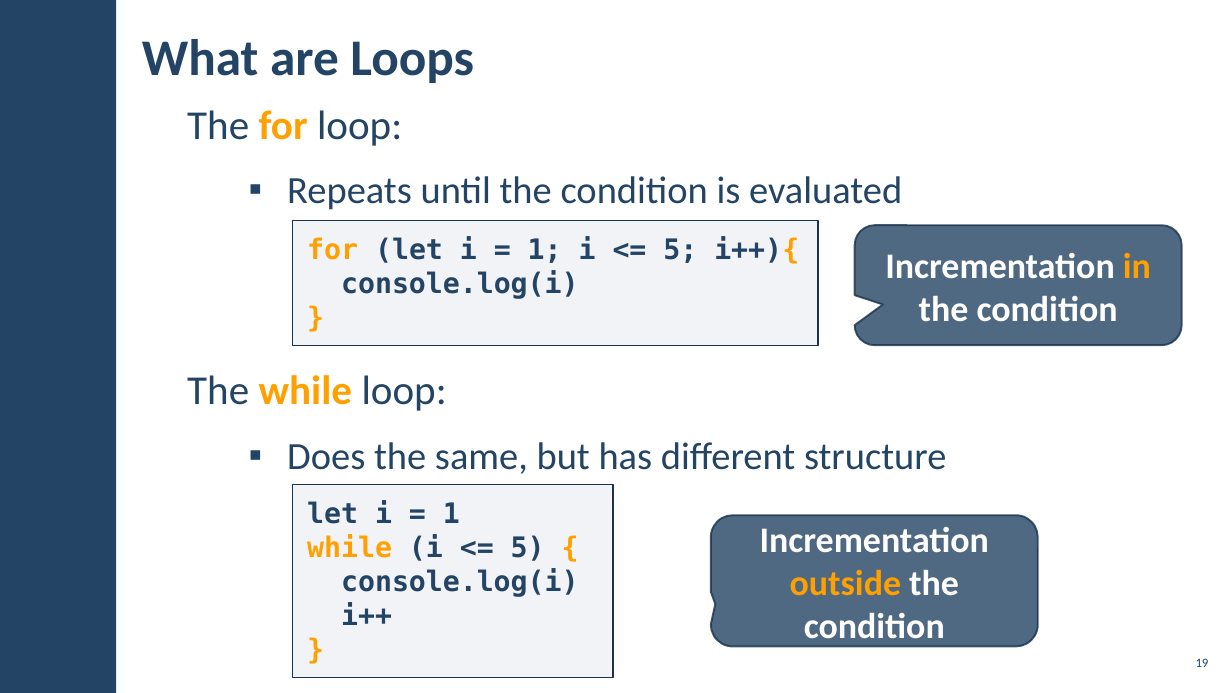
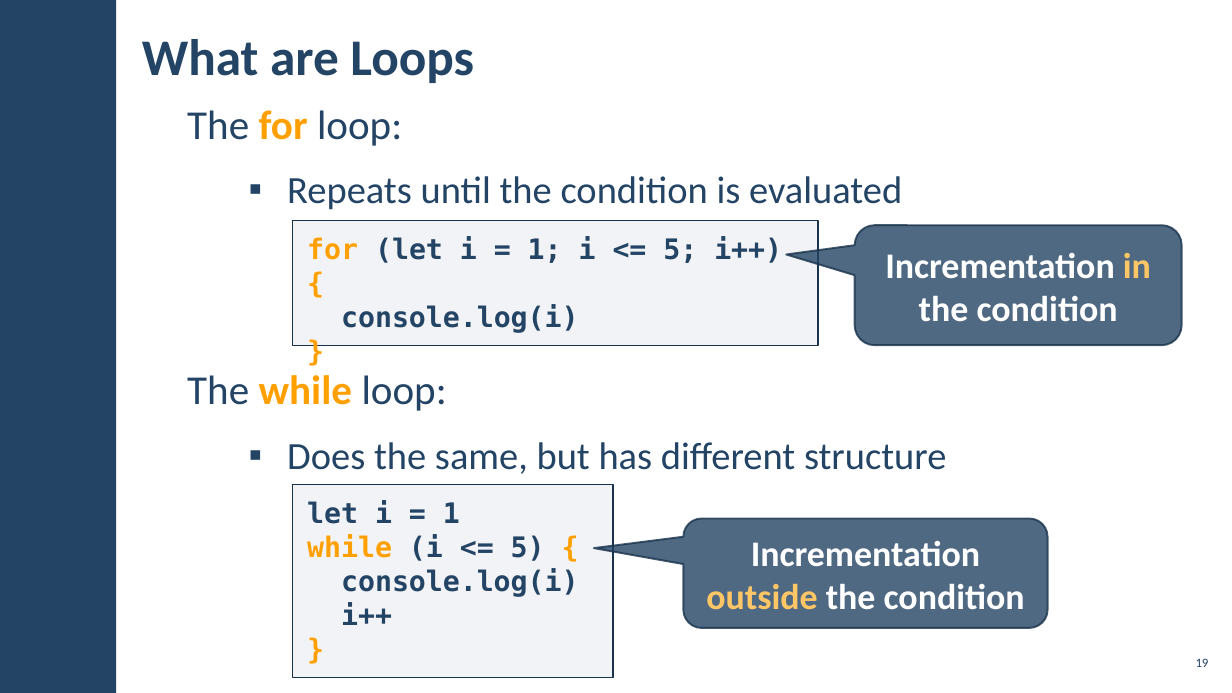
Before and after one commit to SoftUni/SoftUni-Course-Converter, a slide deck: slide 19 of Sample-Docs/test2.pptx. Drawn at 1232x693 pixels with LibreOffice and Linux fonts; fonts in the diff are those of the drawing; background and template pictures are left out. Boxes give left, top, right and bottom in pixels: in the first picture for what was removed or moved away, otherwise in the second. Text is boxed around its words. In the diff, an @@ line names an element or a change of style, - is before the commit and + after.

```diff
--- a/Sample-Docs/test2.pptx
+++ b/Sample-Docs/test2.pptx
@@ text in rectangle at (307, 236, 782, 263): spaces changed @@
-for (let i = 1; i <= 5; i++){
+for (let i = 1; i <= 5; i++) {
@@ rounded speech box "Incrementation in the condition" at (855, 226, 1182, 346): text colour #FFA000 to #FFC666 in "in"; proportions changed @@
@@ rounded speech box "Incrementation outside the condition": place and size @@
-rounded speech box "Incrementation outside the condition" at (711, 516, 1038, 647)
+rounded speech box "Incrementation outside the condition" at (684, 518, 1048, 628)
@@ rounded speech box "Incrementation outside the condition" at (684, 518, 1048, 628): text colour #FFA000 to #FFC666 in "outside"; proportions changed @@
```
Also in this commit, not shown: 5 other slides changed, 1 other file.
